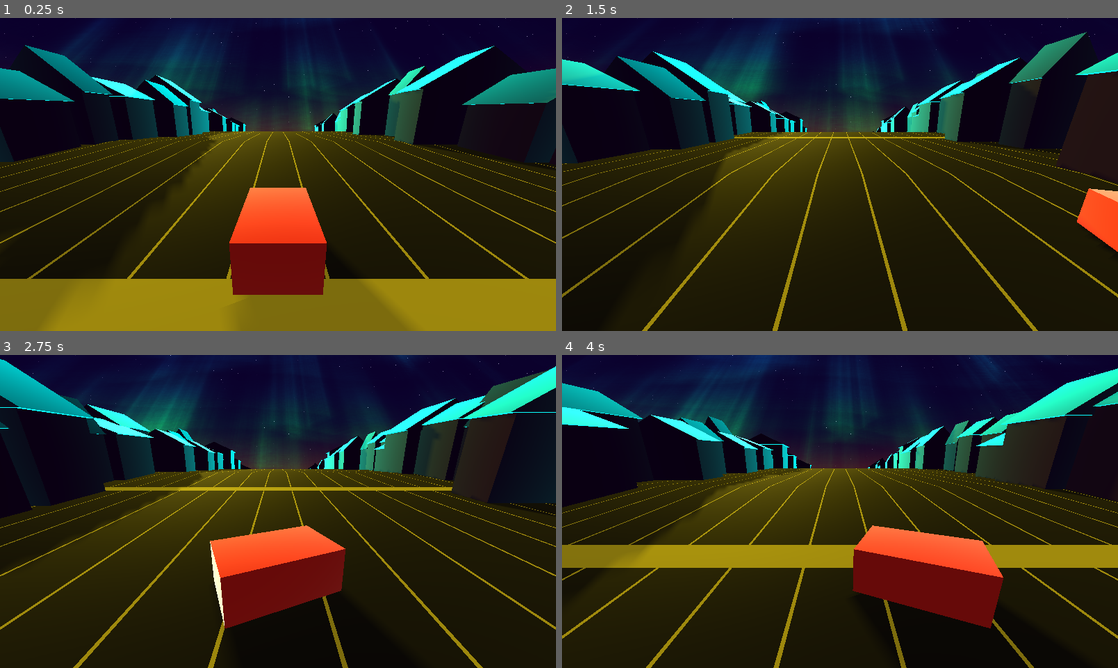
Above: before the commit, frames 1-4 (two rows, left to right).
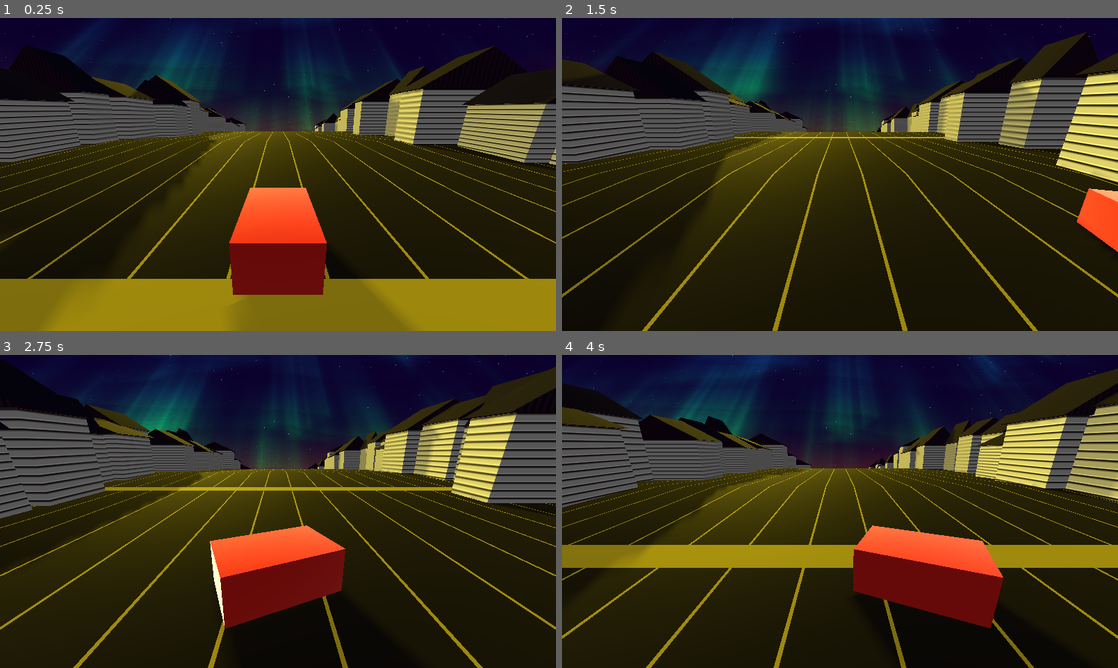
Above: after the commit, the same moments.

Repository: bjornarprytz/waves
Game: Godot game, scene res://main.tscn
Two runs of this game, one before a commit and one after it. Both use one fixed random seed, a clock stepped at 60 frames per second and the inputs below.
Inputs:
- Up to frame 1 (0.25 s): no input
- Up to frame 2 (1.5 s): hold Right (ui_right) 0.53-1.28 s; hold Left (ui_left) from 1.28 s (still down)
- Up to frame 3 (2.75 s): release Left (ui_left) at 2.03 s; hold Right (ui_right) from 2.03 s (still down)
- Up to frame 4 (4 s): release Right (ui_right) at 3.53 s; hold Left (ui_left) from 3.53 s (still down)

The runs differ from the first frame. In frame 1, 15% of the frame differs, in the area x 0-100%, y 8-47%; in frame 2, 16%; in frame 3, 18%, in the area x 0-100%, y 1-53%; in frame 4, 16%.

Commit message:
wip scandinavian houses

Diff:
--- a/src/building.tscn
+++ b/src/building.tscn
@@ -1,47 +1,28 @@
-[gd_scene load_steps=7 format=3 uid="uid://bse3vt7tgbpc2"]
+[gd_scene load_steps=8 format=3 uid="uid://bse3vt7tgbpc2"]
 
 [ext_resource type="Script" uid="uid://btyufctcif3vb" path="res://building.gd" id="1_5j34s"]
-[ext_resource type="Shader" uid="uid://c66d5b73aoxyv" path="res://building.gdshader" id="2_shader"]
+[ext_resource type="Texture2D" uid="uid://cglac1jjyygjg" path="res://assets/img/husvegg.png" id="2_2yopf"]
+[ext_resource type="Texture2D" uid="uid://dqycmo2lb8224" path="res://assets/img/hustak.png" id="3_f1gjg"]
 
-[sub_resource type="ShaderMaterial" id="ShaderMaterial_building"]
-render_priority = 0
-shader = ExtResource("2_shader")
-shader_parameter/edge_color = Color(0, 1, 1, 1)
-shader_parameter/wood_color = Color(0.7, 0.2, 0.2, 1)
-shader_parameter/trim_color = Color(1, 1, 1, 1)
-shader_parameter/window_color = Color(1, 0.9, 0.6, 1)
-shader_parameter/edge_thickness = 0.3
-shader_parameter/edge_glow = 2.0
-shader_parameter/window_glow = 2.5
-shader_parameter/plank_scale = 15.0
-shader_parameter/windows_horizontal = 2
-shader_parameter/windows_vertical = 3
+[sub_resource type="StandardMaterial3D" id="StandardMaterial3D_f1gjg"]
+albedo_texture = ExtResource("2_2yopf")
+uv1_scale = Vector3(10, 10, 10)
 
 [sub_resource type="BoxMesh" id="BoxMesh_5j34s"]
+material = SubResource("StandardMaterial3D_f1gjg")
 
-[sub_resource type="ShaderMaterial" id="ShaderMaterial_2yopf"]
-render_priority = 0
-shader = ExtResource("2_shader")
-shader_parameter/edge_color = Color(0, 1, 1, 1)
-shader_parameter/wood_color = Color(0.4, 0.25, 0.15, 1)
-shader_parameter/trim_color = Color(1, 1, 1, 1)
-shader_parameter/window_color = Color(1, 0.9, 0.5, 1)
-shader_parameter/edge_thickness = 0.3
-shader_parameter/edge_glow = 2.0
-shader_parameter/window_glow = 3.0
-shader_parameter/plank_scale = 15.0
-shader_parameter/windows_horizontal = 3
-shader_parameter/windows_vertical = 4
+[sub_resource type="StandardMaterial3D" id="StandardMaterial3D_qnfc1"]
+albedo_texture = ExtResource("3_f1gjg")
+uv1_scale = Vector3(10, 10, 10)
 
 [sub_resource type="PrismMesh" id="PrismMesh_f1gjg"]
-material = SubResource("ShaderMaterial_2yopf")
+material = SubResource("StandardMaterial3D_qnfc1")
 
 [node name="Building" type="Node3D"]
 script = ExtResource("1_5j34s")
 
 [node name="House" type="MeshInstance3D" parent="."]
 unique_name_in_owner = true
-material_override = SubResource("ShaderMaterial_building")
 mesh = SubResource("BoxMesh_5j34s")
 
 [node name="Roof" type="MeshInstance3D" parent="."]
Binary file added: src/assets/img/hustak.aseprite
Binary file added: src/assets/img/hustak.png
Not shown, added: src/assets/img/hustak.png.import
Binary file added: src/assets/img/husvegg.png
Not shown, added: src/assets/img/husvegg.png.import
Not shown, added: src/assets/img/woosh-230554.wav.import
Not shown, added: src/assets/img/yaay.wav.import
Not shown, changed: readme.md
Not shown, added: src/assets/img/woosh-230554.wav
Not shown, added: src/assets/img/yaay.wav
